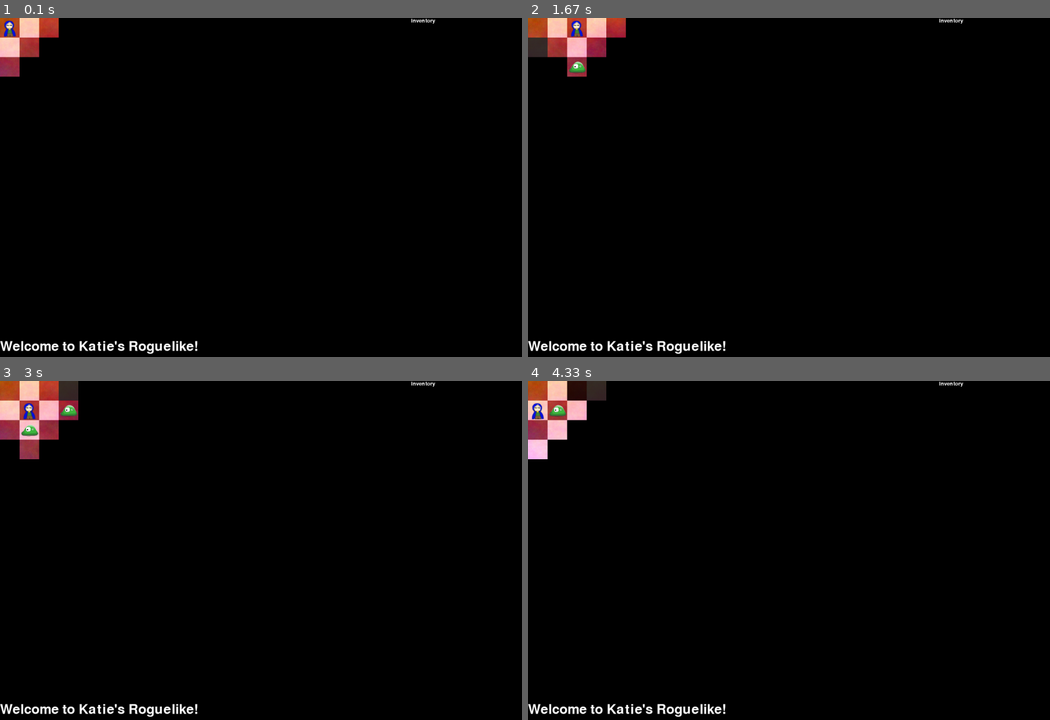
Above: before the commit, frames 1-4 (two rows, left to right).
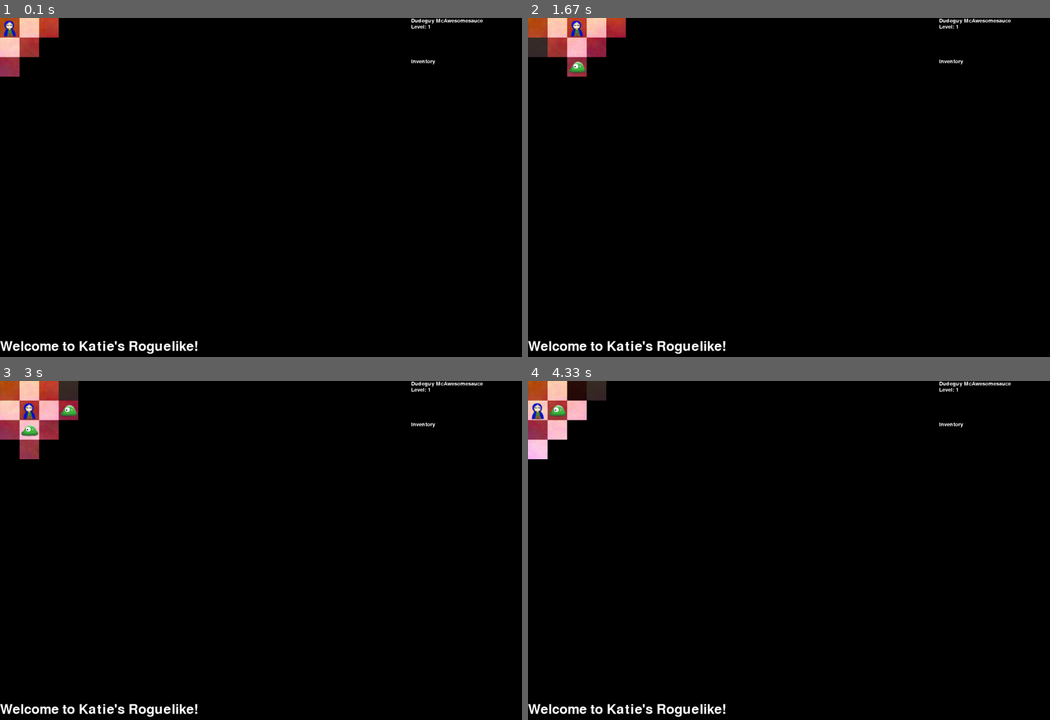
Above: after the commit, the same moments.

Repository: kcunning/Katie-s-Rougish-PyGame
Game: pygame game, started from main.py
The game is run twice, just before and just after one commit, with the same random seed, the same clock (stepped at 60 frames per second) and the same inputs. The source is Python 2; it was converted automatically to run under Python 3.
Inputs:
- Up to frame 1 (0.1 s): no input
- Up to frame 2 (1.67 s): hold Right 0.33-0.8 s; hold Right from 1.42 s (still down)
- Up to frame 3 (3 s): release Right at 1.97 s; hold Left 2-2.87 s; hold Down from 2.9 s (still down)
- Up to frame 4 (4.33 s): release Down at 3.68 s; hold Left from 3.72 s (still down)

The runs differ from the first frame. In frame 1, 0.2% of the frame differs, in the area x 78-93%, y 0-14%; in frame 2, 0.2%; in frame 3, 0.2%; in frame 4, 0.2%.

Commit message:
Giving the player form. Now has levels and hit points. Flickering is getting annoying, so fixing that next.

Diff:
--- a/roguey/classes/game.py
+++ b/roguey/classes/game.py
@@ -5,7 +5,7 @@
 from items import Treasure
 from gamemap import Map
 from monsters import Monster
-from player import Inventory
+from player import Inventory, Player
 
 class Game(object):
 	''' The game object. Controls rendering the game and moving the player.
@@ -14,33 +14,55 @@
 		''' Sets up the initial game board, with the player at a set position.
 	    	    Once everything is set up, starts the game.
 		'''
+		# Set up the screen
 		self.screen = pygame.display.set_mode((1280, 832))
 		self.font = pygame.font.SysFont(None, 48)
 		self.small_font = pygame.font.SysFont(None, 20)
 		self.draw_alert("Welcome to Katie's Roguelike!")
+		self.bg = pygame.image.load(IMG_DIR + 'rainbowbg.png')
+		self.position = (0, 0)
+		self.player_blit = pygame.image.load(IMG_DIR + 'dude.png')
+		self.screen.blit(self.bg, (0,0))
+
+		# Set up some game components
 		self.inventory = Inventory()
-		self.inventory_screen = self.small_font.render("Inventory", True, WHITE, BLACK)
-		self.player = pygame.image.load(IMG_DIR + 'dude.png')
-		self.bg = pygame.image.load(IMG_DIR + 'rainbowbg.png')
-		self.clock = pygame.time.Clock()
-		self.direction = 0
-		self.position = (0, 0)
 		self.map = Map()
-		self.map.clear_block(self.position)
-		self.map.set_current_position(self.position)
+		self.player_stats = Player()
 		treasure = self.map.clear_treasure(self.position)
 		if treasure:
 			self.add_treasure(treasure)
-		self.screen.blit(self.bg, (0,0))
+
+		self.inventory_screen = self.small_font.render("Inventory", True, WHITE, BLACK)
+		self.stats_screen = self.small_font.render("ARGH", True, WHITE, BLACK)
+
+
+		self.clock = pygame.time.Clock()
+		self.direction = 0
+
+		self.map.clear_block(self.position)
+		self.map.set_current_position(self.position)
+
 		self.draw_walls()
+		self.draw_stats()
 		self.draw_treasure()
 		self.draw_monsters()
 		self.draw_darkness()
 		self.draw_inventory()
-                self.screen.blit(self.player, self.position)
+		self.draw_stats()
+		self.screen.blit(self.player_blit, self.position)
 		self.screen.blit(self.alert, (0, 790))
 		self.run()
 
+	def draw_stats(self, color=WHITE):
+		self.screen.blit(self.stats_screen, (1008, 0))
+		try:
+			pygame.display.update()
+		except:
+			pass
+		self.stats_screen = self.small_font.render(self.player_stats.name, True, color, BLACK)
+		self.screen.blit(self.stats_screen, (1008, 0))
+		self.stats_screen = self.small_font.render("Level: " + str(self.player_stats.level), True, color, BLACK)
+		self.screen.blit(self.stats_screen, (1008, 15))
 
 	def draw_alert(self, alert, color=WHITE):
 		''' Draws the alert box at the bottom
@@ -54,15 +76,15 @@
 		self.alert = self.font.render(alert, True, color, BLACK)
 
 	def draw_inventory(self):
-		self.screen.blit(self.inventory_screen, (1008, 0))
+		self.screen.blit(self.inventory_screen, (1008, 100))
 		items = self.inventory.get_items()
 		for i in range(items.__len__()):
 			line = self.small_font.render(LONG_STRING, True, BLACK, BLACK)
-			self.screen.blit(line, (1008, ((i+1)*15)))
+			self.screen.blit(line, (1008, ((i+1)*15)+100))
 		pygame.display.flip()
 		for item in items:
 			line = self.small_font.render(item, True, WHITE, BLACK)
-			self.screen.blit(line, (1008, (items.index(item)+1)*15))
+			self.screen.blit(line, (1008, (items.index(item)+1)*15+100))
 		pygame.display.flip()
 
 	def add_treasure(self, treasure):
@@ -134,9 +156,9 @@
 		if treasure:
 			self.add_treasure(treasure)
 			self.draw_inventory()
-		self.screen.blit(self.player, self.position)
+		self.screen.blit(self.player_blit, self.position)
 		self.draw_screen_layers()
-		self.screen.blit(self.player, self.position)
+		self.screen.blit(self.player_blit, self.position)
 		pygame.display.flip()
 
 	def draw_screen_layers(self):
@@ -145,6 +167,7 @@
                 self.draw_walls()
                 self.draw_monsters()
                 self.draw_darkness()
+                self.draw_stats()
 		self.screen.blit(self.alert, (0, 790))
 
 	def animate_move(self, hor, vert, blit):
--- a/roguey/classes/monsters.py
+++ b/roguey/classes/monsters.py
@@ -4,4 +4,10 @@
 
 class Monster(object):
 	def __init__(self):
-		self.title = "Derp Slime"
+		pass
+		self.in_combat = False
+
+class Derpy(Monster):
+	def __init__(self):
+		self.title = "Derpy Slime"
+		self.level = 1
--- a/roguey/classes/player.py
+++ b/roguey/classes/player.py
@@ -17,3 +17,29 @@
 			self.inventory[item] += 1
 		except:
 			self.inventory[item] = 1
+
+
+class Player(object):
+	"""The player class. Contains level, HP, stats, and deals with combat."""
+	def __init__(self):
+		self.level = 1
+		self.current_hp = 10
+		self.strength = 1
+		self.name = "Dudeguy McAwesomesauce"
+
+	@property
+	def max_hp(self):
+		return 10 + (self.level-1)*5
+
+	@property
+	def defense(self):
+		return 1
+
+	def receive_damage(self, damage):
+		pass
+
+	def attempt_block(self, attack):
+		pass
+
+	def attack(self, attack):
+		pass
